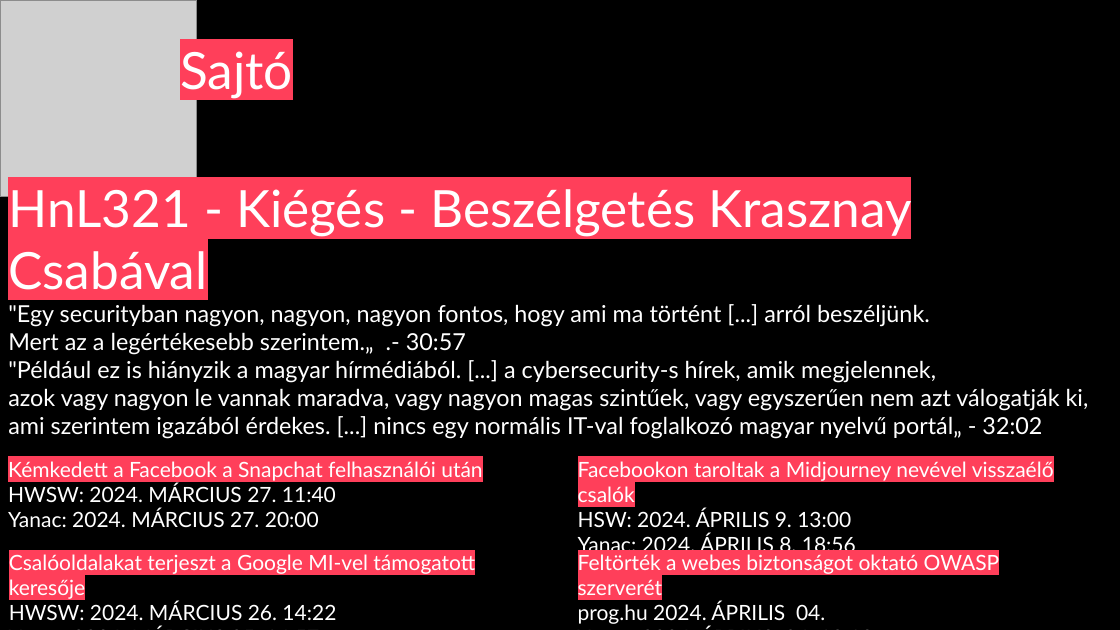
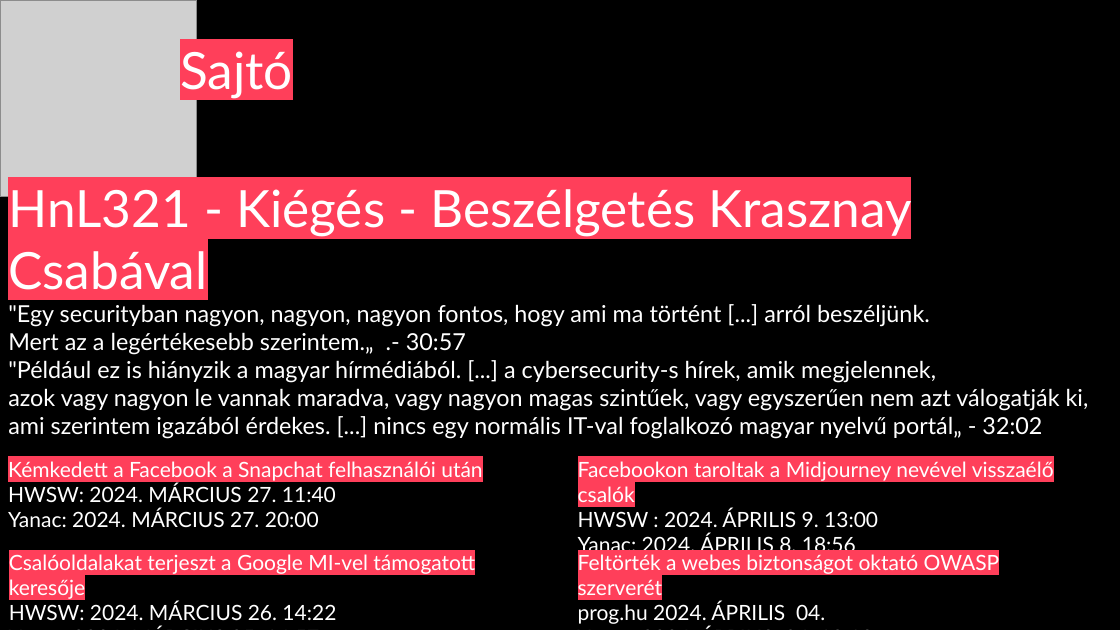
Before and after one commit to Lensver65/Yanac, a slide deck: slide 4 of Yanac.pptx. Drawn at 1120x630 pixels with LibreOffice and Linux fonts; fonts in the diff are those of the drawing; grey boxes stand for pictures. Boxes give left, top, right and bottom in pixels: in the first picture for what was removed or moved away, otherwise in the second. Text is boxed around its words. In the diff, an @@ line names an element or a change of style, - is before the commit and + after.

Commit message:
typo

```diff
--- a/Yanac.pptx
+++ b/Yanac.pptx
@@ text at (x1=578, y1=509, x2=878, y2=527): text changed @@
-HSW: 2024. ÁPRILIS 9. 13:00
+HWSW : 2024. ÁPRILIS 9. 13:00
```
